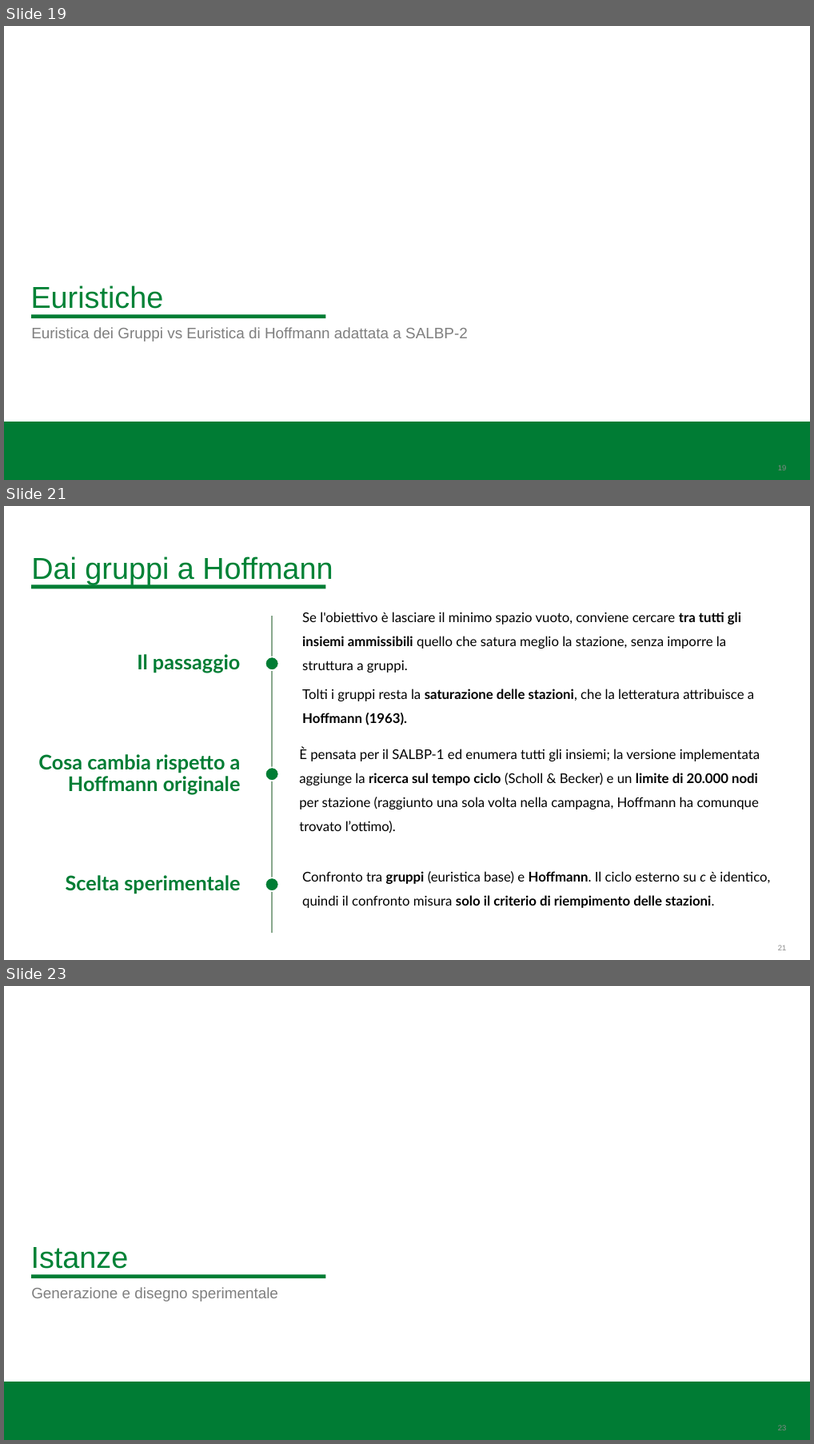
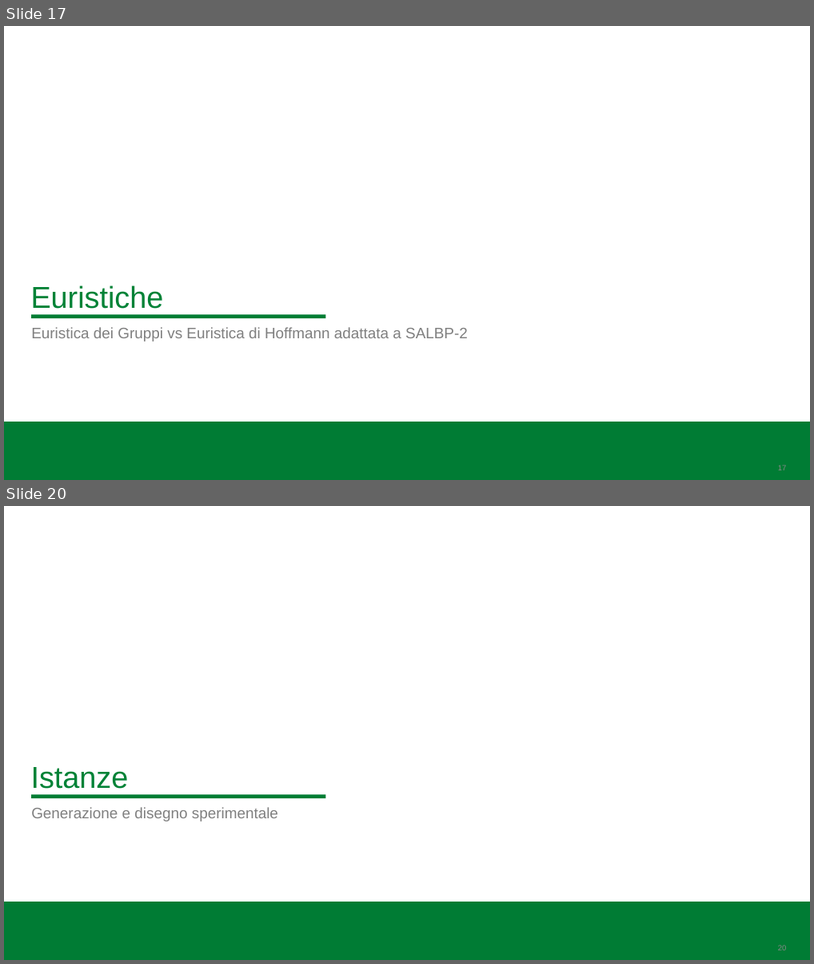
Before and after one commit to BitSquish/Assembly-Line-Balancing, a slide deck: slides/Assembly Line Balancing Problem.pptx. Shown one above the other, each under a label of ours: slides 19, 21 and 23 before the commit, slides 17 and 20 after it; the slides between them are not shown. The pictures are 814x1444 and 814x964 pixels, drawn with LibreOffice and Linux fonts; fonts in the diff are those of the drawing; background and template pictures are left out. Boxes give left, top, right and bottom in pixels: in the first picture for what was removed or moved away, otherwise in the second. Text is boxed around its words. In the diff, an @@ line names an element or a change of style, - is before the commit and + after.

```diff
--- a/slides/Assembly Line Balancing Problem.pptx
+++ b/slides/Assembly Line Balancing Problem.pptx
@@ slide 21 removed at <box>4,506,810,960</box>, background #FFFFFF @@
@@ title removed at <box>31,556,333,584</box> @@
-Dai gruppi a Hoffmann
@@ rectangle removed at <box>31,584,326,589</box> @@
@@ group removed at <box>38,612,770,932</box>: 6 texts, 3 ellipses, 1 rectangle @@
-Il passaggio
-Se l'obiettivo è lasciare il minimo spazio vuoto, conviene cercare tra tutti gli insiemi ammissibili quello che satura meglio la stazione, senza imporre la struttura a gruppi.
-Tolti i gruppi resta la saturazione delle stazioni, che la letteratura attribuisce a Hoffmann (1963).
-Cosa cambia rispetto a Hoffmann originale
-È pensata per il SALBP-1 ed enumera tutti gli insiemi; la versione implementata aggiunge la ricerca sul tempo ciclo (Scholl & Becker) e un limite di 20.000 nodi per stazione (raggiunto una sola volta nella campagna, Hoffmann ha comunque trovato l’ottimo).
-Scelta sperimentale
-Confronto tra gruppi (euristica base) e Hoffmann. Il ciclo esterno su c è identico, quindi il confronto misura solo il criterio di riempimento delle stazioni.
@@ page number removed at <box>778,944,787,950</box> @@
-21
@@ what was slide 19 is now slide 17 @@
@@ page number at <box>778,464,787,470</box>: text changed @@
-19
+17
@@ what was slide 23 is now slide 20 @@
```
Also in this commit, not shown: 9 slides changed, 4 other slides removed, 1 other file.
